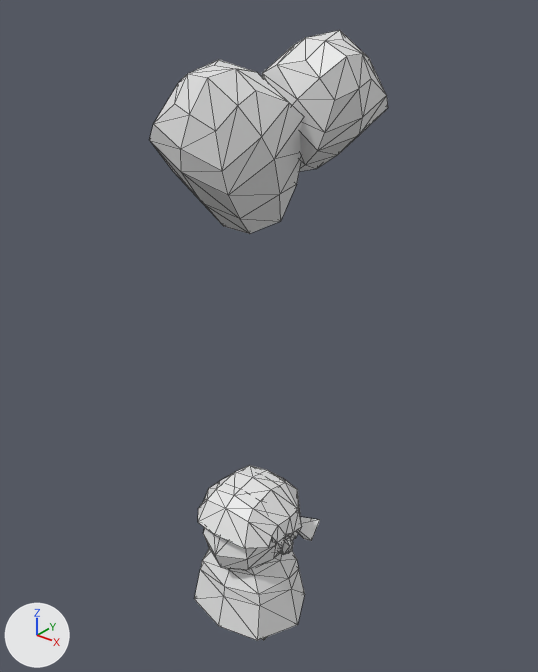
A saved change to the glTF model personal-bubble-rpg/Art/Characters3D/lapsi.glb.
Camera for both pictures: a 50 mm camera at (3.03, -3.55, 4.98) aimed at (0.16, 0.04, 2.75). Lighting does not change. The marker at lower left points along +X, +Y and +Z. Mesh edges are drawn as thin lines. Vertices at the same position are counted once.
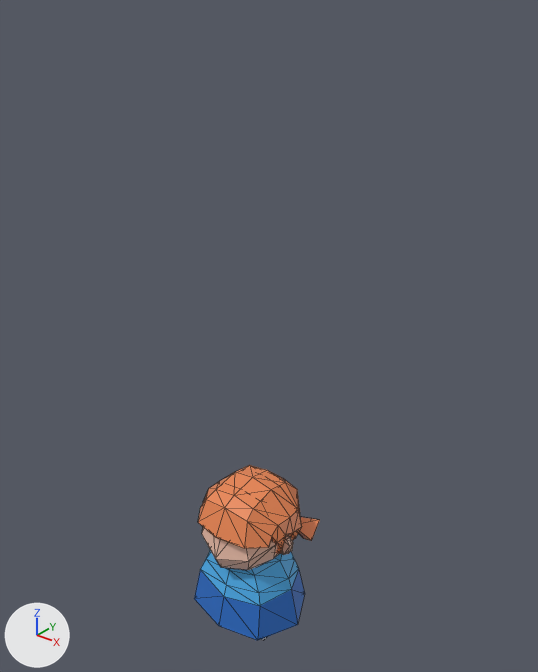
What changed in the scene script:
```text
Change mat_material:
    mat_material.base_color: (0.8, 0.8, 0.8) -> (0.801, 0.233, 0.0827)  # white #e7e7e7 -> orange #e78551
Add mat_material_001:
    mat_material_001 = principled_material('Material.001')
    mat_material_001.base_color = (0.801, 0.493, 0.384)  # beige #e7baa7
Add mat_material_003:
    mat_material_003 = principled_material('Material.003')
    mat_material_003.base_color = (0.0212, 0.146, 0.537)  # blue #286bc2
Add mat_material_005:
    mat_material_005 = principled_material('Material.005')
    mat_material_005.base_color = (0.00664, 0.00723, 0.0248)  # dark blue #13142c
Add mat_material_004:
    mat_material_004 = principled_material('Material.004')
    mat_material_004.base_color = (0.8, 0.174, 0.233)  # pink #e77485
Add mat_material_002:
    mat_material_002 = principled_material('Material.002')
    mat_material_002.base_color = (0.0707, 0.406, 0.8)  # blue #4babe7
Change me_cube:
    where me_cube.from_pydata(...)  # 237 vertices, 420 faces; spans x -0.485..0.485, y -0.409..0.475, z 0.002..1.495
    used by ob_cube; location = (0.0, 0.0, 0.0)
    before: 76 (-0.205, -0.259, 1.36) at pixel (207, 499), 81 (0.0, -0.275, 1.393) at pixel (225, 508), 189 (0.205, -0.259, 1.36) at pixel (248, 521)
    me_cube part 1
    add for i in [76, 81, 189]: me_cube.vertices[i].co += Vector((0.0, -0.011, 0.012))
    me_cube.vertices[10].co: (-0.224, -0.3, 1.046) -> (-0.241, -0.3, 1.032)  # pixel (203, 533) -> pixel (201, 534)
    me_cube.vertices[21].co: (-0.295, 0.233, 0.705) -> (-0.283, 0.223, 0.705)
    me_cube.vertices[22].co: (0.0, -0.321, 0.656) -> (0.0, -0.298, 0.656)  # pixel (224, 586) -> pixel (226, 584)
    me_cube.vertices[23].co: (0.0, 0.312, 0.702) -> (0.0, 0.293, 0.702)
    me_cube.vertices[30].co: (-0.295, -0.255, 0.707) -> (-0.279, -0.225, 0.707)  # pixel (202, 560) -> pixel (206, 558)
    me_cube.vertices[45].co: (0.0, -0.409, 1.033) -> (0.0, -0.409, 0.998)  # pixel (215, 555) -> pixel (215, 558)
    me_cube.vertices[114].co: (-0.357, -0.21, 1.171) -> (-0.357, -0.182, 1.171)  # pixel (198, 508) -> pixel (200, 506)
    me_cube.vertices[115].co: (0.0, -0.409, 1.231) -> (0.0, -0.397, 1.201)  # pixel (214, 534) -> pixel (215, 537)
    me_cube.vertices[118].co: (-0.328, -0.183, 1.155) -> (-0.328, -0.156, 1.155)
    me_cube.vertices[119].co: (0.0, -0.382, 1.216) -> (0.0, -0.371, 1.185)  # pixel (216, 534) -> not seen
    me_cube.vertices[141].co: (0.224, -0.3, 1.046) -> (0.241, -0.3, 1.032)  # pixel (247, 559) -> pixel (248, 561)
    me_cube.vertices[152].co: (0.295, 0.233, 0.705) -> (0.285, 0.217, 0.705)  # pixel (296, 559) -> pixel (294, 559)
    me_cube.vertices[159].co: (0.295, -0.255, 0.707) -> (0.285, -0.244, 0.707)  # pixel (258, 594) -> pixel (258, 592)
    me_cube part 2: 120 faces spanning x -0.415..0.415, y -0.409..0.34, z 0.782..1.453 switch from mat_material (white #e7e7e7) to mat_material_001 (beige #e7baa6)
    me_cube part 3: 54 faces spanning x -0.414..0.414, y -0.334..0.332, z 0.56..0.927 switch from mat_material (white #e7e7e7) to mat_material_002 (blue #4babe7)
    me_cube part 4: 38 faces spanning x -0.485..0.485, y -0.401..0.41, z 0.28..0.632 switch from mat_material (white #e7e7e7) to mat_material_003 (blue #286bc2)
    add me_cube.materials.append(mat_material_004)  # pink #e77485
    add me_cube.materials.append(mat_material_005)  # dark blue #13142c
Remove ob_cube_001:
    ob_cube_001 = bpy.data.objects.new('Cube.001', me_cube_002)
    ob_cube_001.location = (0.0, 0.0, 0.0)
```

Changed parts and their boxes (x1, y1, x2, y2) in the pictures (538 x 672 px; the box of a moved part takes in the faces that stretch with it):
'Cube.001', deleted: before (150, 30, 388, 234)
'Cube', recoloured, reshaped: (194, 465, 320, 640) in both
part 1 of me_cube, moved or reshaped: (198, 489, 299, 606) in both
part 2 of me_cube, recoloured: (222, 535, 293, 570) in both
part 3 of me_cube, recoloured (white to blue): (228, 554, 299, 588) in both
part 4 of me_cube, recoloured (white to blue): (194, 570, 305, 640) in both
